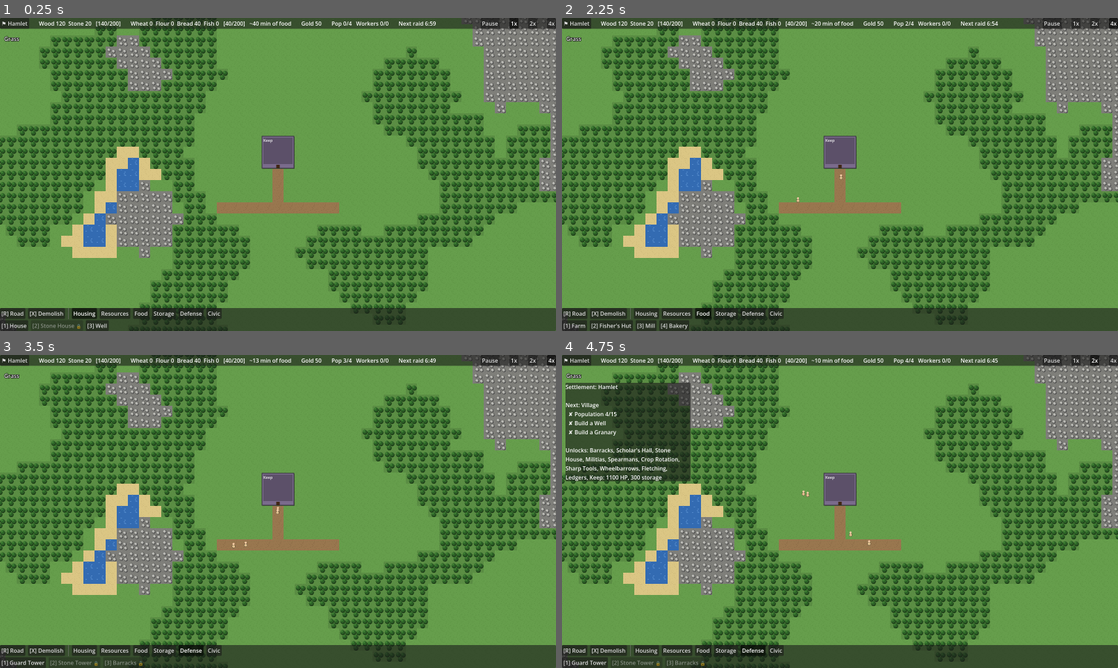
Above: before the commit, frames 1-4 (two rows, left to right).
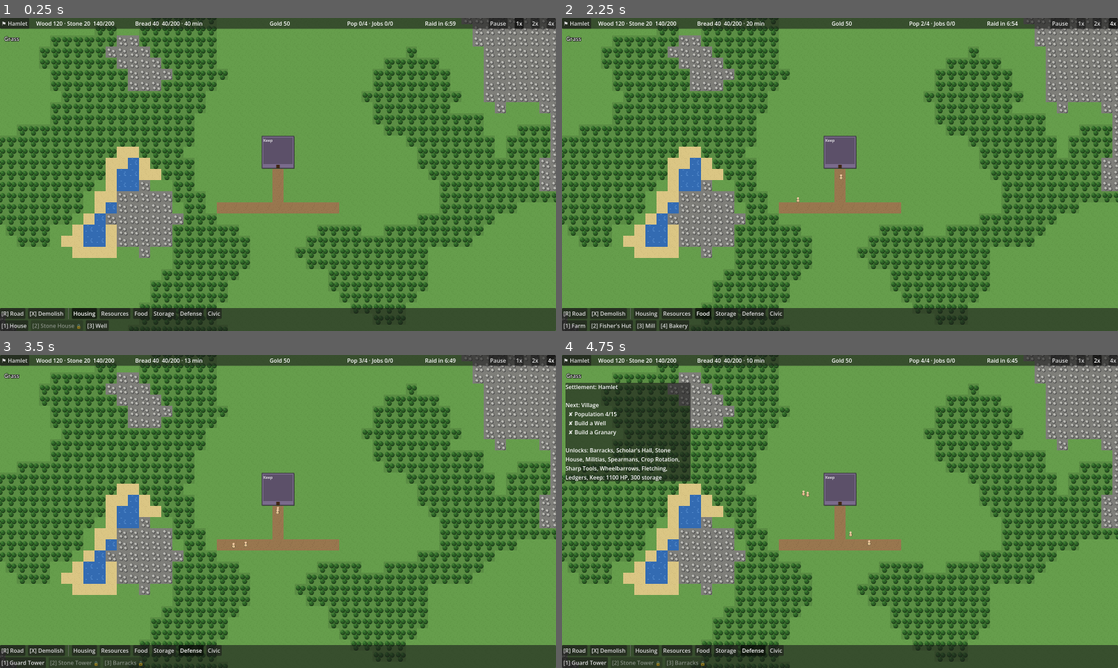
Above: after the commit, the same moments.

Repository: weilonprice/kingdom-legacy
Game: Godot game, scene res://scenes/main.tscn
Two runs of this game, one before a commit and one after it. Both use one fixed random seed, a clock stepped at 60 frames per second and the inputs below.
Inputs:
- Up to frame 1 (0.25 s): no input
- Up to frame 2 (2.25 s): click "1x" at 0.5 s; click "4x" at 1.25 s; click "Food" at 2 s
- Up to frame 3 (3.5 s): click "Defense" at 2.75 s
- Up to frame 4 (4.75 s): click "⚑ Hamlet" at 3.5 s; click "2x" at 4.25 s

The runs differ from the first frame. In frame 1, 0.7% of the frame differs, in the area x 6-100%, y 0-4%; in frame 2, 0.7%; in frame 3, 0.7%; in frame 4, 0.7%.

Commit message:
Keep speed buttons on screen: shrinkable top-bar labels
The top bar's labels each demanded their full text width, so at Village
the longer numbers pushed the 2x/4x speed buttons past the window edge.
Info labels now share the leftover width and truncate with an ellipsis
(full text in a tooltip), and the text is more compact (food lists only
items in stock).

Harness: button_on_screen expectation (squads.json asserts 4x is fully
visible at Village); windowed runs keep the game window in front, let the
window settle and spend a warm-up click before the first step.

Co-Authored-By: Claude Opus 5.5 <noreply@anthropic.com>

Diff:
--- a/scripts/ui/hud.gd
+++ b/scripts/ui/hud.gd
@@ -145,18 +145,17 @@
 	add_child(bar)
 	bar.set_anchors_and_offsets_preset(Control.PRESET_TOP_WIDE)
 	var row := HBoxContainer.new()
-	row.add_theme_constant_override("separation", 28)
+	row.add_theme_constant_override("separation", 20)
 	bar.add_child(row)
 	_tier_button = _button(row, "", "Settlement tier — click (or T) for what the next tier needs")
 	_tier_button.pressed.connect(func() -> void: _tier_panel.toggle())
-	_materials_label = _bar_label(row)
-	_food_label = _bar_label(row)
-	_gold_label = _bar_label(row)
-	_pop_label = _bar_label(row)
-	_raid_label = _bar_label(row)
-	var spacer := Control.new()
-	spacer.size_flags_horizontal = Control.SIZE_EXPAND_FILL
-	row.add_child(spacer)
+	# Info labels share the leftover width and truncate, so the speed buttons
+	# on the right always stay on screen however long the numbers get.
+	_materials_label = _bar_label(row, 1.3)
+	_food_label = _bar_label(row, 1.8)
+	_gold_label = _bar_label(row, 1.0)
+	_pop_label = _bar_label(row, 1.0)
+	_raid_label = _bar_label(row, 0.8)
 	for i in SPEED_LABELS.size():
 		var btn := _button(row, SPEED_LABELS[i], "Space toggles pause")
 		btn.toggle_mode = true
@@ -222,10 +221,21 @@
 	return btn
 
 
-func _bar_label(parent: Control) -> Label:
+func _bar_label(parent: Control, stretch: float) -> Label:
 	var label := Label.new()
+	label.size_flags_horizontal = Control.SIZE_EXPAND_FILL
+	label.size_flags_stretch_ratio = stretch
+	label.clip_text = true
+	label.text_overrun_behavior = TextServer.OVERRUN_TRIM_ELLIPSIS
+	label.mouse_filter = Control.MOUSE_FILTER_PASS  # for the full-text tooltip
 	parent.add_child(label)
 	return label
+
+
+## Sets a bar label's text, keeping the untruncated version in its tooltip.
+func _set_bar(label: Label, text: String, tooltip := "") -> void:
+	label.text = text
+	label.tooltip_text = tooltip if tooltip != "" else text
 
 
 func _outlined_label(pos: Vector2) -> Label:
@@ -250,14 +260,14 @@
 	match raids.phase:
 		RaidDirector.Phase.CALM:
 			var t := raids.time_until_raid()
-			_raid_label.text = "Next raid %d:%02d" % [floori(t / 60.0), floori(t) % 60]
+			_set_bar(_raid_label, "Raid in %d:%02d" % [floori(t / 60.0), floori(t) % 60], "Next goblin raid")
 			_banner.text = ""
 		RaidDirector.Phase.WARNING:
-			_raid_label.text = "Raid incoming!"
+			_set_bar(_raid_label, "Raid incoming!")
 			_banner.text = "⚔ Goblins approach from the %s — %ds! ⚔" % [
 				raids.direction_name(), ceili(raids.time_until_raid())]
 		RaidDirector.Phase.ACTIVE:
-			_raid_label.text = "Raid in progress"
+			_set_bar(_raid_label, "Raid!", "Raid in progress")
 			_banner.text = "⚔ Raid! %d goblin%s remaining ⚔" % [
 				world.enemies.size(), "" if world.enemies.size() == 1 else "s"]
 	_banner.visible = _banner.text != ""
@@ -268,27 +278,39 @@
 # --- Refresh ----------------------------------------------------------------
 
 func _refresh_resources() -> void:
-	_materials_label.text = "%s   [%d/%d]" % [
-		_stock_text(ItemDefs.items_in("materials")), GameState.used("materials"), GameState.capacity.get("materials", 0)]
+	var mats := ItemDefs.items_in("materials")
+	_set_bar(_materials_label, "%s  %d/%d" % [
+		_stock_text(mats, false), GameState.used("materials"), GameState.capacity.get("materials", 0)],
+		"Materials: %s\nStorage %d/%d" % [_stock_text(mats, true), GameState.used("materials"),
+			GameState.capacity.get("materials", 0)])
 	var pop := maxi(GameState.population, 1)
 	var minutes := GameState.edible_total() / float(pop) * CitizenManager.MEAL_INTERVAL / 60.0
-	_food_label.text = "%s   [%d/%d]   ~%.0f min of food" % [
-		_stock_text(ItemDefs.items_in("food")), GameState.used("food"), GameState.capacity.get("food", 0), minutes]
+	var foods := ItemDefs.items_in("food")
+	_set_bar(_food_label, "%s  %d/%d · %.0f min" % [
+		_stock_text(foods, false), GameState.used("food"), GameState.capacity.get("food", 0), minutes],
+		"Food: %s\nStorage %d/%d\nAbout %.0f minutes of food for %d people" % [
+			_stock_text(foods, true), GameState.used("food"), GameState.capacity.get("food", 0), minutes, GameState.population])
 	_food_label.add_theme_color_override("font_color", Color(1, 0.45, 0.35) if minutes < 2.0 else Color.WHITE)
 	var upkeep := military.upkeep_per_minute() if military != null else 0
-	_gold_label.text = "Gold %d" % GameState.count("gold") + ("  (troops -%d/min)" % upkeep if upkeep > 0 else "")
-
-
-func _stock_text(items: Array[String]) -> String:
+	_set_bar(_gold_label, "Gold %d" % GameState.count("gold") + (" (−%d/min)" % upkeep if upkeep > 0 else ""),
+		"Gold %d\nTroop upkeep %d gold/min\nTax: 1 gold per fed villager per meal" % [GameState.count("gold"), upkeep])
+
+
+## "Wood 120 · Stone 20". Without `include_empty`, items at 0 are left out
+## (showing "Food" if everything is empty).
+func _stock_text(items: Array[String], include_empty: bool) -> String:
 	var parts := PackedStringArray()
 	for item in items:
-		parts.append("%s %d" % [ItemDefs.display_name(item), GameState.count(item)])
-	return "  ".join(parts)
+		if include_empty or GameState.count(item) > 0:
+			parts.append("%s %d" % [ItemDefs.display_name(item), GameState.count(item)])
+	return " · ".join(parts) if not parts.is_empty() else "none"
 
 
 func _refresh_population() -> void:
-	_pop_label.text = "Pop %d/%d   Workers %d/%d" % [
-		GameState.population, GameState.housing, GameState.employed, GameState.jobs]
+	_set_bar(_pop_label, "Pop %d/%d · Jobs %d/%d" % [
+		GameState.population, GameState.housing, GameState.employed, GameState.jobs],
+		"Population %d (housing for %d)\nWorkers %d of %d jobs filled" % [
+			GameState.population, GameState.housing, GameState.employed, GameState.jobs])
 
 
 func _refresh_speed() -> void:
--- a/tools/verify/driver.gd
+++ b/tools/verify/driver.gd
@@ -27,11 +27,24 @@
 	# Headless starts with a tiny window, which would put most HUD buttons
 	# outside it; match the windowed layout so the same clicks land.
 	get_window().size = Vector2i(1600, 900)
+	if DisplayServer.get_name() != "headless":
+		# macOS throttles and stops drawing windows hidden behind others, which
+		# starves the game of frames. Keep the verify window in front.
+		get_window().always_on_top = true
+		DisplayServer.window_move_to_foreground()
 	main = load("res://scenes/main.tscn").instantiate()
 	add_child(main)
 	await get_tree().process_frame
 	await get_tree().process_frame
 	world = main.world
+	# Let the window finish resizing/raising and the HUD lay out before the
+	# first click, or early clicks can land on stale button positions.
+	await get_tree().create_timer(1.0, true, false, true).timeout
+	await _frames(5)
+	# The first injected click after the window appears is swallowed; spend it
+	# on empty sky above the Keep (selects nothing, costs nothing).
+	await _click(_screen_of([0, -8]), MOUSE_BUTTON_LEFT)
+	main.build.select_building(null)
 	GameState.notified.connect(func(m: String) -> void: report.messages.append(m))
 	main.build.message.connect(func(m: String) -> void: report.messages.append(m))
 	report["seed"] = world.map_seed
@@ -311,6 +324,10 @@
 			problems.append("troops %d < %d" % [troops, expect.squad_troops_min])
 	if expect.has("squad_mode") and not s.squads.any(func(q: Dictionary) -> bool: return q.mode == expect.squad_mode):
 		problems.append("no squad in mode %s" % expect.squad_mode)
+	if expect.has("button_on_screen"):
+		var btn := _find_button(get_tree().root, expect.button_on_screen)
+		if btn == null or not get_viewport().get_visible_rect().encloses(btn.get_global_rect()):
+			problems.append("button '%s' is %s" % [expect.button_on_screen, "missing" if btn == null else "off-screen at %s" % btn.get_global_rect()])
 	if expect.has("research_done") and not expect.research_done in s.research_done:
 		problems.append("research %s not done" % expect.research_done)
 	return "ok" if problems.is_empty() else "FAIL " + "; ".join(problems)
--- a/tools/verify/scenarios/squads.json
+++ b/tools/verify/scenarios/squads.json
@@ -1,29 +1,118 @@
 [
-  {"include": "village-setup.json"},
-  {"click_button": "1x"},
-  {"click_button": "Defense"},
-  {"find_site": {"building": "barracks", "as": "barracks", "entrance_on_road": true}},
-  {"click_button": "Barracks"},
-  {"click_tile": "barracks"},
-  {"key": "Escape"},
-  {"expect": {"buildings": {"barracks": 1}}},
-  {"click_tile": "barracks"},
-  {"expect": {"selected_building": "Barracks", "text": "Squad 1"}},
-  {"click_button": "Spearman"},
-  {"click_button": "Militia"},
-  {"expect": {"text": "Training:"}},
-  {"click_button": "4x"},
-  {"wait_until": {"squad_troops_min": 2}, "timeout": 60},
-  {"click_button": "1x"},
-  {"key": "Escape"},
-  {"key": "CTRL+1"},
-  {"expect": {"text": "Squad 1"}},
-  {"right_click_tile": [0, 8]},
-  {"expect": {"squad_mode": "MANUAL"}},
-  {"wait": 4},
-  {"screenshot": "01-squad-ordered"},
-  {"key": "G"},
-  {"expect": {"squad_mode": "AUTO", "message": "Squad released"}},
-  {"screenshot": "02-squad-released"},
-  {"state": "end"}
+  {
+    "include": "village-setup.json"
+  },
+  {
+    "expect": {
+      "tier": "Village",
+      "button_on_screen": "4x"
+    }
+  },
+  {
+    "screenshot": "00-village-top-bar"
+  },
+  {
+    "click_button": "1x"
+  },
+  {
+    "click_button": "Defense"
+  },
+  {
+    "find_site": {
+      "building": "barracks",
+      "as": "barracks",
+      "entrance_on_road": true
+    }
+  },
+  {
+    "click_button": "Barracks"
+  },
+  {
+    "click_tile": "barracks"
+  },
+  {
+    "key": "Escape"
+  },
+  {
+    "expect": {
+      "buildings": {
+        "barracks": 1
+      }
+    }
+  },
+  {
+    "click_tile": "barracks"
+  },
+  {
+    "expect": {
+      "selected_building": "Barracks",
+      "text": "Squad 1"
+    }
+  },
+  {
+    "click_button": "Spearman"
+  },
+  {
+    "click_button": "Militia"
+  },
+  {
+    "expect": {
+      "text": "Training:"
+    }
+  },
+  {
+    "click_button": "4x"
+  },
+  {
+    "wait_until": {
+      "squad_troops_min": 2
+    },
+    "timeout": 60
+  },
+  {
+    "click_button": "1x"
+  },
+  {
+    "key": "Escape"
+  },
+  {
+    "key": "CTRL+1"
+  },
+  {
+    "expect": {
+      "text": "Squad 1"
+    }
+  },
+  {
+    "right_click_tile": [
+      0,
+      8
+    ]
+  },
+  {
+    "expect": {
+      "squad_mode": "MANUAL"
+    }
+  },
+  {
+    "wait": 4
+  },
+  {
+    "screenshot": "01-squad-ordered"
+  },
+  {
+    "key": "G"
+  },
+  {
+    "expect": {
+      "squad_mode": "AUTO",
+      "message": "Squad released"
+    }
+  },
+  {
+    "screenshot": "02-squad-released"
+  },
+  {
+    "state": "end"
+  }
 ]
Not shown, changed: roadmap.txt
Not shown, changed: .claude/skills/verify-kingdom-legacy/SKILL.md
Not shown, changed: .claude/skills/verify-kingdom-legacy/features/raids-and-towers.md
Not shown, changed: .claude/skills/verify-kingdom-legacy/features/squads.md
Not shown, changed: .claude/skills/verify-kingdom-legacy/features/tiers-and-research.md
Not shown, changed: tools/verify/README.md
